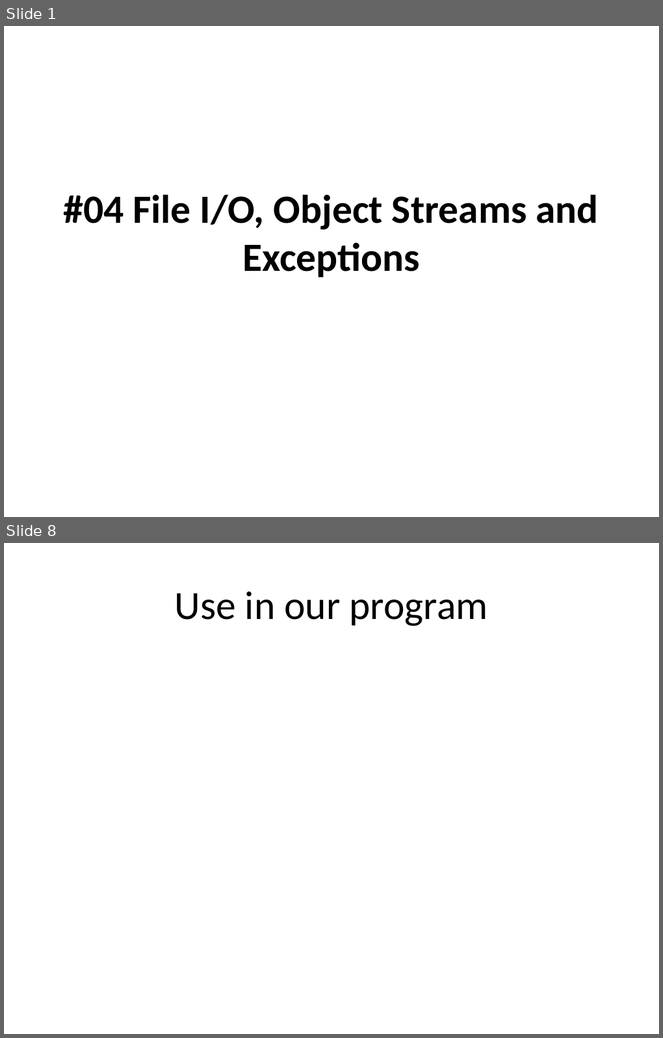
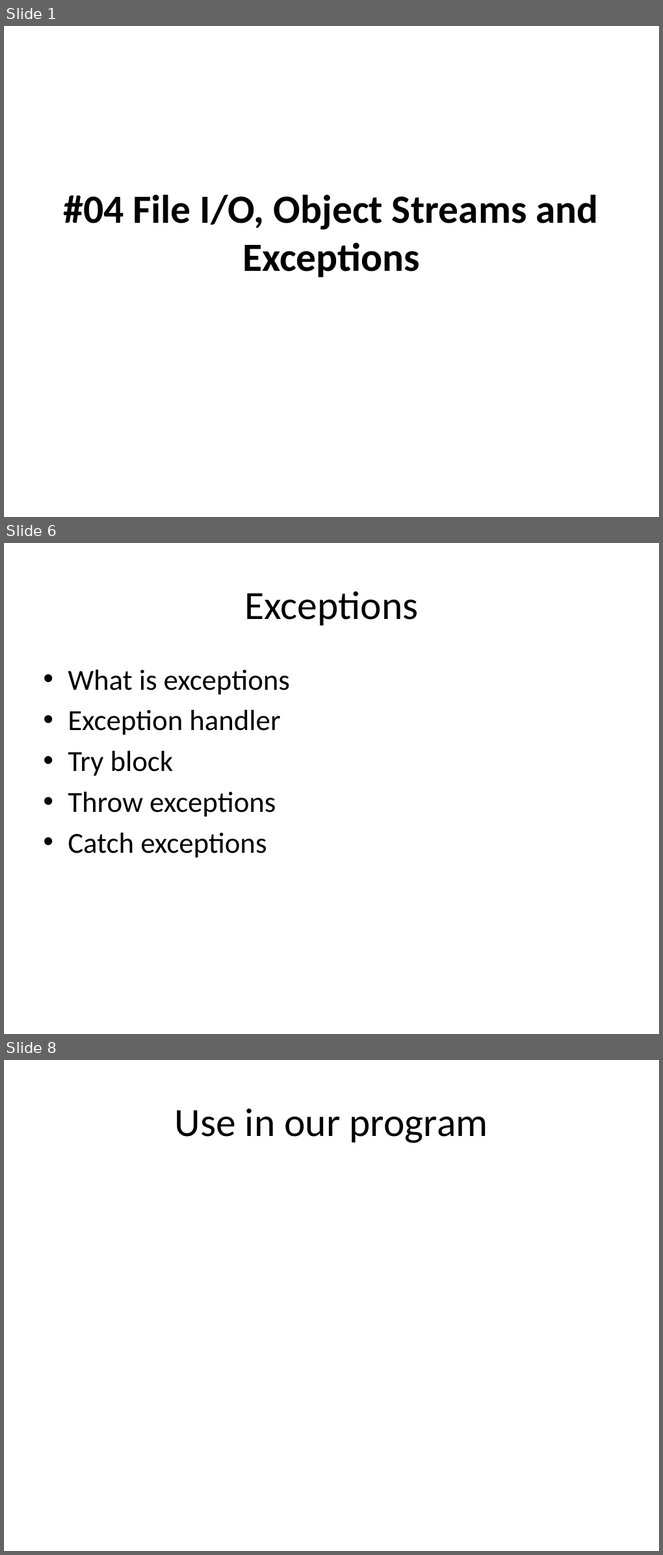
Before and after one commit to isurup/kalle-martin-group, a slide deck: OOPExam/04 File IO, Object Streams and Exceptions.pptx. Shown one above the other, each under a label of ours: slides 1 and 8 before the commit, slides 1, 6 and 8 after it; the slides between them are not shown. The pictures are 663x1038 and 663x1555 pixels, drawn with LibreOffice and Linux fonts; fonts in the diff are those of the drawing. Boxes give left, top, right and bottom in pixels: in the first picture for what was removed or moved away, otherwise in the second. Text is boxed around its words. In the diff, an @@ line names an element or a change of style, - is before the commit and + after.

```diff
--- a/OOPExam/04 File IO, Object Streams and Exceptions.pptx
+++ b/OOPExam/04 File IO, Object Streams and Exceptions.pptx
@@ slide 6 added at (x1=4, y1=543, x2=659, y2=1034), background #FFFFFF @@
@@ title added at (x1=244, y1=591, x2=418, y2=626), 44 pt, text #000000 @@
+Exceptions
@@ text added at (x1=68, y1=670, x2=290, y2=858), 32 pt, text #000000 @@
+• What is exceptions
+• Exception handler
+• Try block
+• Throw exceptions
+• Catch exceptions
```
Also in this commit, not shown: 3 slides changed, 2 other slides added, 3 slides removed.
